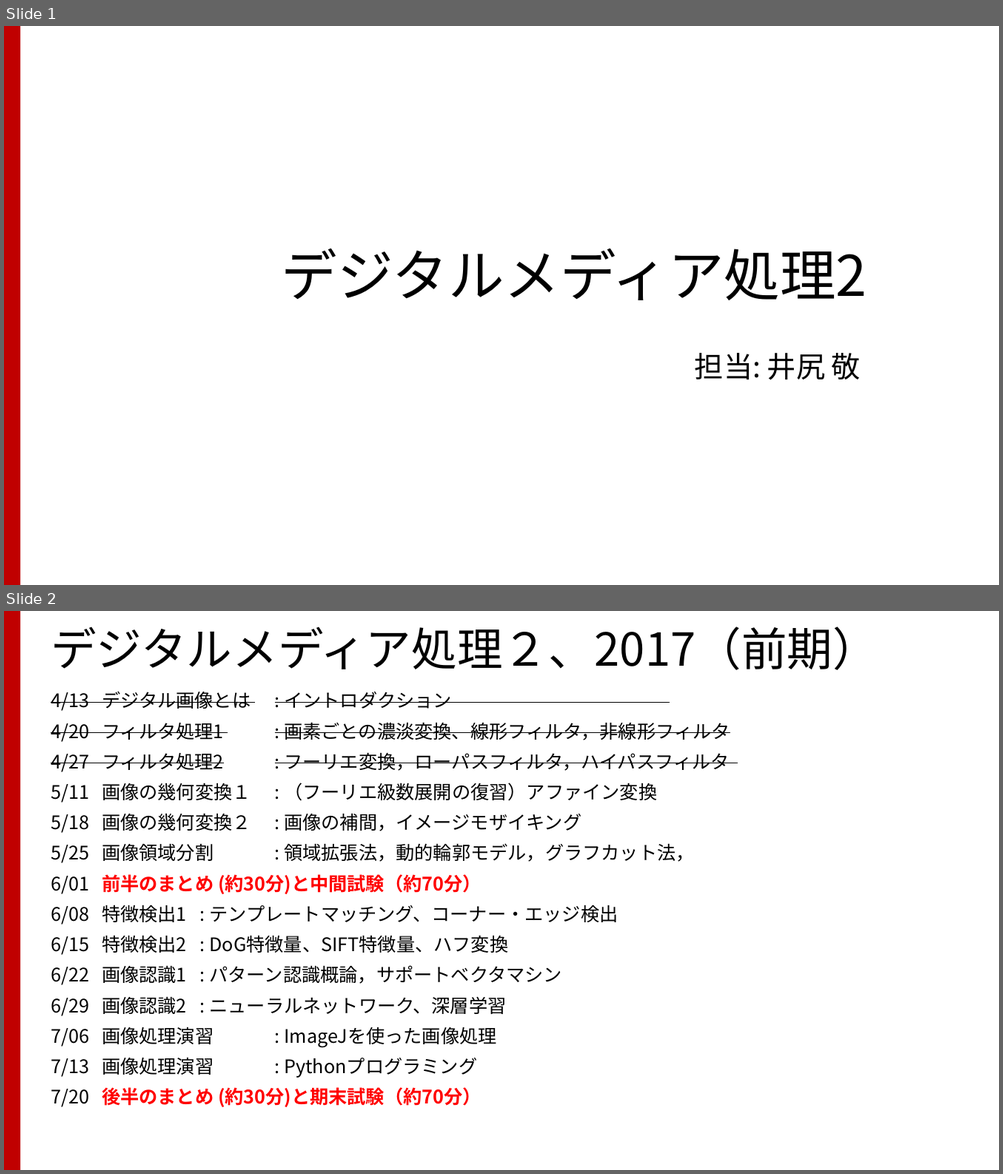
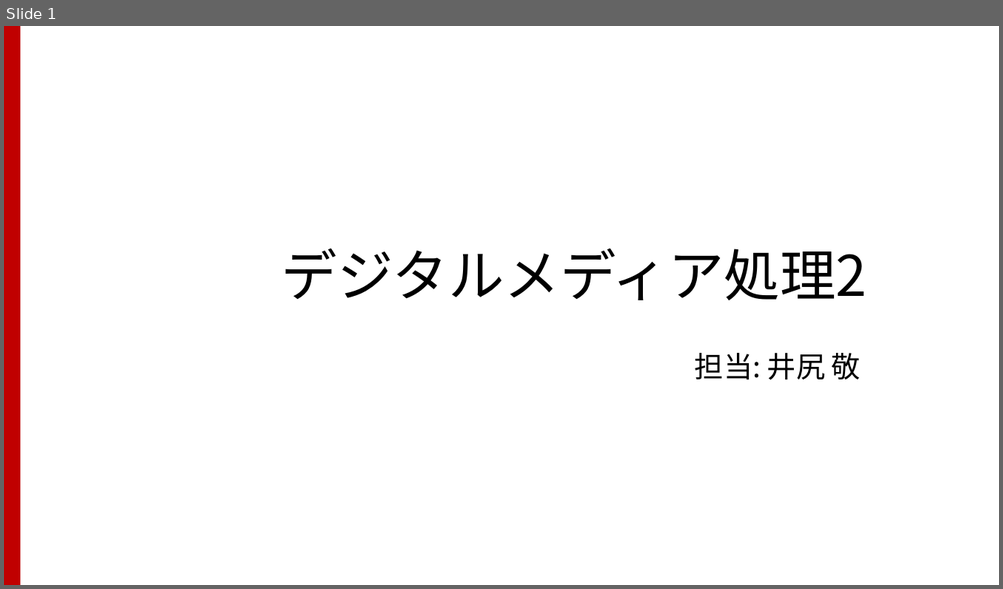
Before and after one commit to TakashiIjiri/TakashiIjiri.github.io, a slide deck: classes/dm2017/DigitalMedia2_4a.pptx. Shown one above the other, each under a label of ours: slides 1 and 2 before the commit, slide 1 after it. The pictures are 1003x1174 and 1003x589 pixels, drawn with LibreOffice and Linux fonts; fonts in the diff are those of the drawing. Boxes give left, top, right and bottom in pixels: in the first picture for what was removed or moved away, otherwise in the second. Text is boxed around its words. In the diff, an @@ line names an element or a change of style, - is before the commit and + after.

```diff
--- a/classes/dm2017/DigitalMedia2_4a.pptx
+++ b/classes/dm2017/DigitalMedia2_4a.pptx
@@ slide 2 removed at [4,611,999,1170], background #FFFFFF; not listed: 1 template element that a slide beside it also shows @@
@@ title removed at [51,627,878,670] @@
-デジタルメディア処理２、2017（前期）
@@ text removed at [51,691,729,1108] @@
-4/13 デジタル画像とは : イントロダクション
-4/20 フィルタ処理1 : 画素ごとの濃淡変換、線形フィルタ，非線形フィルタ
-4/27 フィルタ処理2 : フーリエ変換，ローパスフィルタ，ハイパスフィルタ
-5/11 画像の幾何変換１ : （フーリエ級数展開の復習）アファイン変換
-5/18 画像の幾何変換２ : 画像の補間，イメージモザイキング
-5/25 画像領域分割 : 領域拡張法，動的輪郭モデル，グラフカット法，
-6/01 前半のまとめ (約30分)と中間試験（約70分）
-6/08 特徴検出1 : テンプレートマッチング、コーナー・エッジ検出
-6/15 特徴検出2 : DoG特徴量、SIFT特徴量、ハフ変換
-6/22 画像認識1 : パターン認識概論，サポートベクタマシン
-6/29 画像認識2 : ニューラルネットワーク、深層学習
-7/06 画像処理演習 : ImageJを使った画像処理
-7/13 画像処理演習 : Pythonプログラミング
-7/20 後半のまとめ (約30分)と期末試験（約70分）
```
Also in this commit, not shown: 15 slides added, 36 other slides removed, 12 other files.
